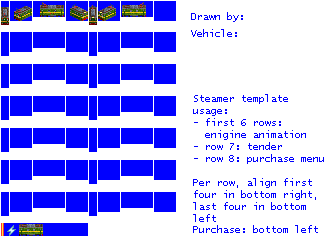
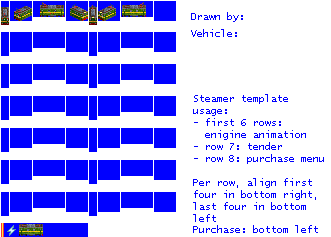
Two versions of the same layered image (331x237). Layer-by-layer changes:
painted on "empty.png" over 1, 236, 88, 237
